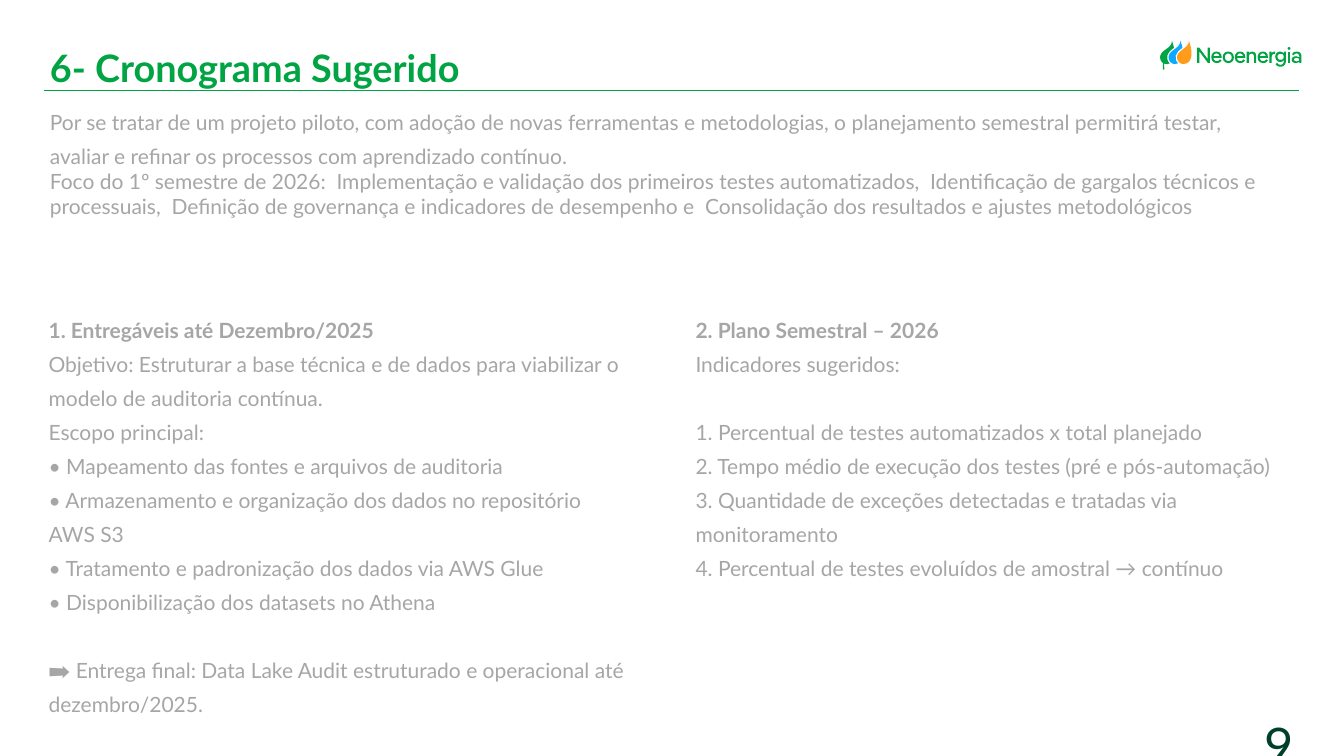
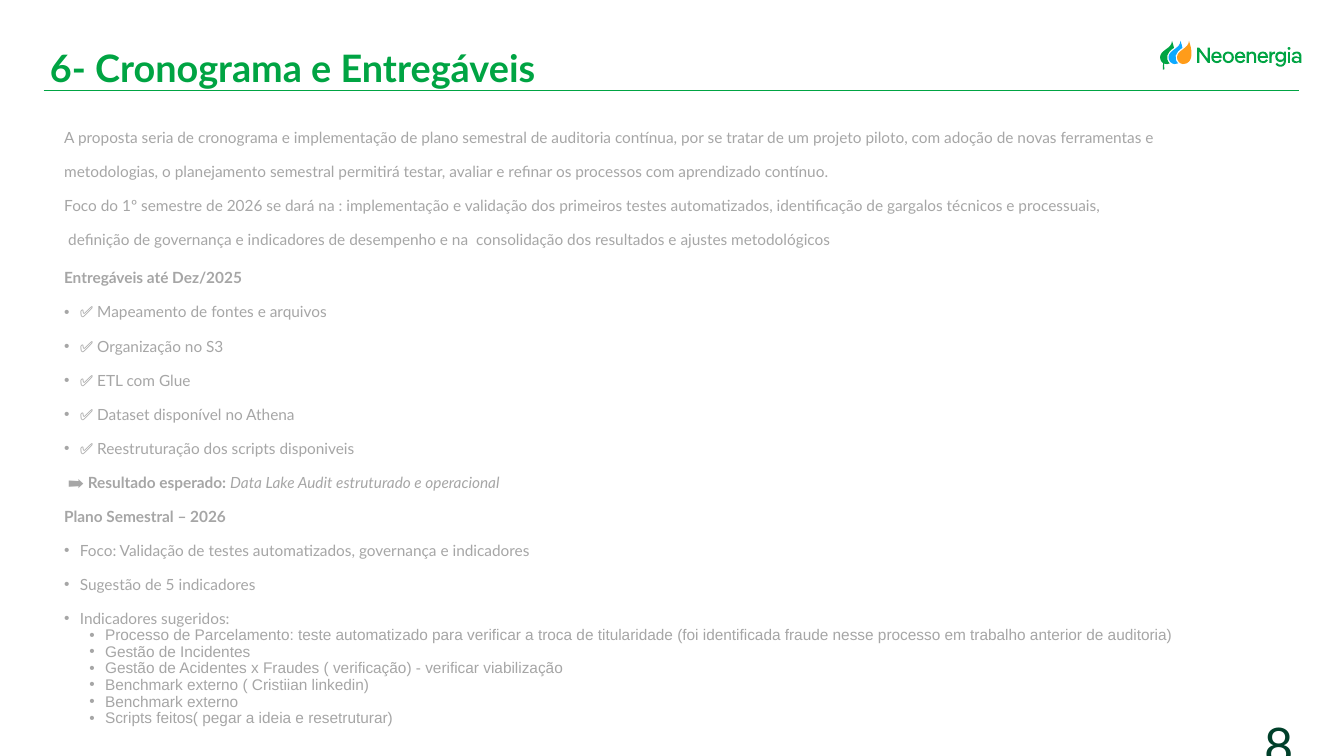
Before and after one commit to larissafeitosa24/MVP_MODULO2_PUCRIO, a slide deck: slide 8 of Proposta Auditoria.pptx (slide 9 before the commit). Drawn at 1344x756 pixels with LibreOffice and Linux fonts; fonts in the diff are those of the drawing. Boxes give left, top, right and bottom in pixels: in the first picture for what was removed or moved away, otherwise in the second. Text is boxed around its words. In the diff, an @@ line names an element or a change of style, - is before the commit and + after.

```diff
--- a/Proposta Auditoria.pptx
+++ b/Proposta Auditoria.pptx
@@ text at box(50, 54, 536, 89): text changed @@
-6- Cronograma Sugerido
+6- Cronograma e Entregáveis
@@ text at box(64, 132, 1153, 248): text changed; size 30 to 22 pt @@
-Por se tratar de um projeto piloto, com adoção de novas ferramentas e metodologias, o planejamento semestral permitirá testar, avaliar e refinar os processos com aprendizado contínuo.
-Foco do 1º semestre de 2026: Implementação e validação dos primeiros testes automatizados, Identificação de gargalos técnicos e processuais, Definição de governança e indicadores de desempenho e Consolidação dos resultados e ajustes metodológicos
+A proposta seria de cronograma e implementação de plano semestral de auditoria contínua, por se tratar de um projeto piloto, com adoção de novas ferramentas e metodologias, o planejamento semestral permitirá testar, avaliar e refinar os processos com aprendizado contínuo.
+Foco do 1º semestre de 2026 se dará na : implementação e validação dos primeiros testes automatizados, identificação de gargalos técnicos e processuais, definição de governança e indicadores de desempenho e na consolidação dos resultados e ajustes metodológicos
@@ text added at box(64, 272, 1172, 726), 22 pt, text #A6A6A6 @@
+Entregáveis até Dez/2025
+• ✅ Mapeamento de fontes e arquivos
+• ✅ Organização no S3
+• ✅ ETL com Glue
+• ✅ Dataset disponível no Athena
+• ✅ Reestruturação dos scripts disponiveis
+➡️ Resultado esperado: Data Lake Audit estruturado e operacional
+Plano Semestral – 2026
+• Foco: Validação de testes automatizados, governança e indicadores
+• Sugestão de 5 indicadores
+• Indicadores sugeridos:
+  • Processo de Parcelamento: teste automatizado para verificar a troca de titularidade (foi identificada fraude nesse processo em trabalho anterior de auditoria)
+  • Gestão de Incidentes
+  • Gestão de Acidentes x Fraudes ( verificação) - verificar viabilização
+  • Benchmark externo ( Cristiian linkedin)
+  • Benchmark externo
+  • Scripts feitos( pegar a ideia e resetruturar)
@@ title removed at box(49, 322, 624, 713) @@
-1. Entregáveis até Dezembro/2025
-Objetivo: Estruturar a base técnica e de dados para viabilizar o modelo de auditoria contínua.
-Escopo principal:
-• Mapeamento das fontes e arquivos de auditoria
-• Armazenamento e organização dos dados no repositório AWS S3
-• Tratamento e padronização dos dados via AWS Glue
-• Disponibilização dos datasets no Athena
-➡️ Entrega final: Data Lake Audit estruturado e operacional até dezembro/2025.
@@ text removed at box(696, 322, 1270, 576) @@
-2. Plano Semestral – 2026
-Indicadores sugeridos:
-1. Percentual de testes automatizados x total planejado
-2. Tempo médio de execução dos testes (pré e pós-automação)
-3. Quantidade de exceções detectadas e tratadas via monitoramento
-4. Percentual de testes evoluídos de amostral → contínuo
@@ page number at box(1231, 711, 1300, 738): text changed @@
-9
+8
```
Also in this commit, not shown: 3 other slides changed, 3 slides added, 5 slides removed.
